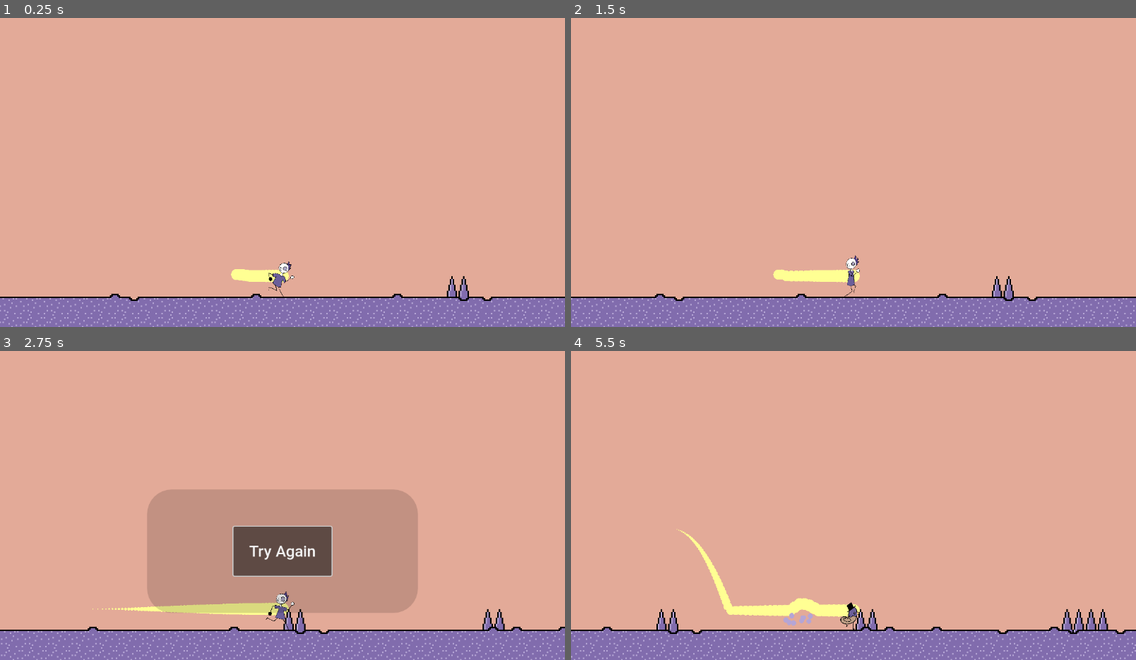
Above: before the commit, frames 1-4 (two rows, left to right).
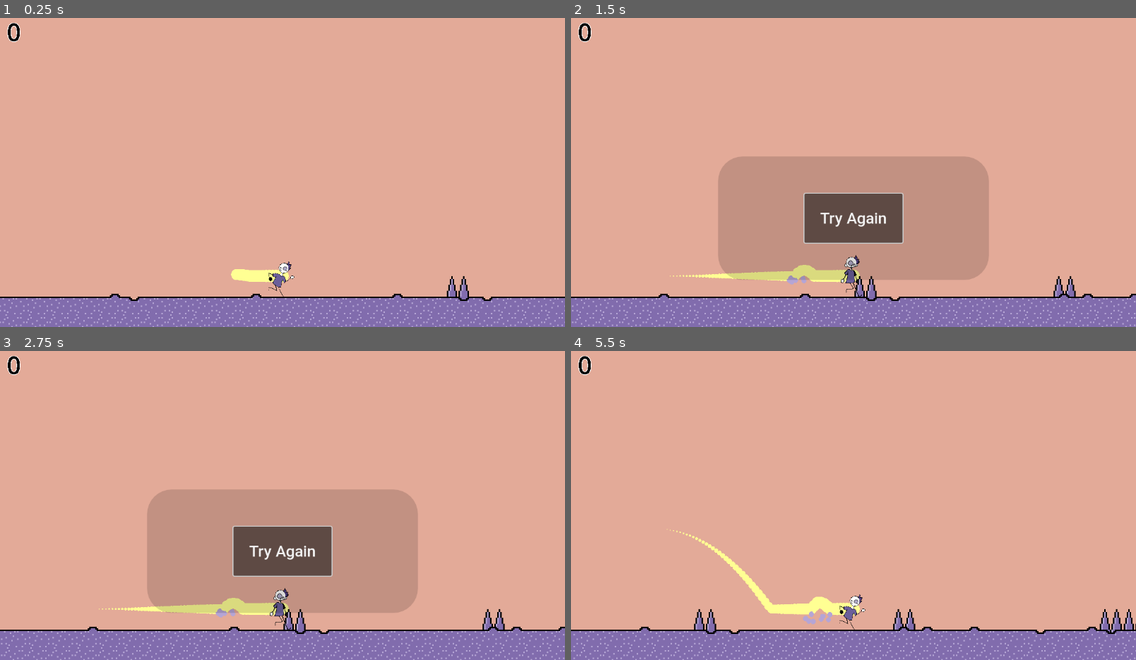
Above: after the commit, the same moments.

Repository: StaralDev/CreativeJam2025
Game: Godot game, scene res://Scenes/world.tscn
The game is run twice, just before and just after one commit, with the same random seed, the same clock (stepped at 60 frames per second) and the same inputs.
Inputs (mouse positions are in pixels of both pictures, inside the frame that each line leads up to):
- Up to frame 1 (0.25 s): no input
- Up to frame 2 (1.5 s): hold Right (SpeedUp, bound only before the commit) 0.53-1.25 s; hold S (Duck) 0.53-1.25 s; tap Q (Become, bound only before the commit) at 0.6 s; tap Space (Jump) at 0.77, 1.07 s; click (853, 218) at 1.25 s, where only the run after the commit has a clickable "Try Again"
- Up to frame 3 (2.75 s): click (282, 551) at 2 s, where only the run after the commit has a clickable "Try Again"
- Up to frame 4 (5.5 s): click "Try Again" at 2.75 s; tap Enter at 3.5 s; hold Right (SpeedUp, bound only before the commit) 3.53-4.28 s; tap S (Duck) at 3.6, 5.3 s; tap Space (Jump) at 3.77, 3.8, 4.07, 4.35, 5.27 s; hold Left (SpeedDown, bound only before the commit) 4.28-5.03 s; tap Q (Become, bound only before the commit) at 4.55 s; hold Right (SpeedUp, bound only before the commit) from 5.03 s (still down); tap Shift (Airstall) at 5.1 s

The runs differ from the first frame. In frame 1, 0.1% of the frame differs, in the area x 1-4%, y 1-8%; in frame 2, 21%, in the area x 0-100%, y 1-100%; in frame 3, 0.4%; in frame 4, 4.5%.

Commit message:
update

Diff:
--- /dev/null
+++ b/googledinosaur/Chair.tscn
@@ -0,0 +1,7 @@
+[gd_scene format=3 uid="uid://d4kfro7hk1iej"]
+
+[node name="Sprite2D" type="Sprite2D"]
+
+[node name="Area2D" type="Area2D" parent="."]
+
+[node name="CollisionPolygon2D" type="CollisionPolygon2D" parent="Area2D"]
--- a/googledinosaur/Egg.tscn
+++ b/googledinosaur/Egg.tscn
@@ -3,21 +3,21 @@
 [ext_resource type="Texture2D" uid="uid://cjoqp7k2b7e7f" path="res://Assets/egg asset.png" id="1_pu5uj"]
 [ext_resource type="Script" path="res://egg.gd" id="1_xuwu2"]
 
-[sub_resource type="CapsuleShape2D" id="CapsuleShape2D_u54ru"]
-radius = 48.0
+[sub_resource type="CapsuleShape2D" id="CapsuleShape2D_mswb1"]
+radius = 50.0
 height = 140.0
 
-[node name="Area2D" type="Area2D"]
+[node name="Egg" type="Sprite2D"]
 z_index = 2
+position = Vector2(-1, -14)
 scale = Vector2(0.1, 0.1)
+texture = ExtResource("1_pu5uj")
 script = ExtResource("1_xuwu2")
 
-[node name="CollisionShape2D" type="CollisionShape2D" parent="."]
-position = Vector2(-5, -2)
-shape = SubResource("CapsuleShape2D_u54ru")
+[node name="Area2D" type="Area2D" parent="."]
 
-[node name="Sprite2D" type="Sprite2D" parent="."]
-position = Vector2(-14, -132)
-texture = ExtResource("1_pu5uj")
+[node name="CollisionShape2D" type="CollisionShape2D" parent="Area2D"]
+position = Vector2(10, 130)
+shape = SubResource("CapsuleShape2D_mswb1")
 
-[connection signal="area_entered" from="." to="." method="_on_area_entered"]
+[connection signal="body_entered" from="Area2D" to="." method="_on_body_entered"]
--- /dev/null
+++ b/googledinosaur/Globa.gd
@@ -0,0 +1,4 @@
+extends Node
+
+
+var Score = 0
--- a/googledinosaur/Player/player.gd
+++ b/googledinosaur/Player/player.gd
@@ -2,7 +2,7 @@
 
 enum States {ABLE, AIRSTALL, DEAD}
 var state = States.ABLE
-const SPEED = 400.0
+const SPEED = 200.0
 const JUMP_VELOCITY = -400.0
 var movement_speed = 400.0
 var gravity_multiplier = 1
@@ -10,10 +10,13 @@
 var can_airstall = true
 var can_doublejump = true
 var am_duck = false
+var duckDoubleJumps = 2
 @export var trail: Line2D
+var duck_timer = Timer
 
 func _ready() -> void:
 	sprite.play("Run")
+	duck_timer = get_node("DuckTime")
 
 func _physics_process(delta: float) -> void:
 	if state == States.DEAD:
@@ -28,6 +31,7 @@
 		velocity += get_gravity() * delta * gravity_multiplier
 	if is_on_floor():
 		can_doublejump = true
+		duckDoubleJumps = 2
 
 	velocity.x = movement_speed
 
@@ -48,20 +52,21 @@
 		$SoundJump.play()
 		#print("The player jumped!")
 	elif Input.is_action_just_pressed("Jump") and can_doublejump and not is_on_floor() and state != States.AIRSTALL:
-		velocity.y = JUMP_VELOCITY
-		can_doublejump = false
-		$SoundJump.play()
+		if am_duck == true && duckDoubleJumps != 0:
+			velocity.y = JUMP_VELOCITY
+			duckDoubleJumps -= 1
+			$SoundJump.play()
+		elif am_duck == true:
+			can_doublejump = false
+		elif am_duck == false:
+			velocity.y = JUMP_VELOCITY
+			can_doublejump = false
+			$SoundJump.play()
 
 	if Input.is_action_just_pressed("Duck"):
 		# The player's hurtbox needs to be adjusted eventually.
 		if velocity.y < 0:
 			velocity.y = 0
-
-	if Input.is_action_pressed("SpeedUp"):
-		movement_speed = 600.0
-
-	if Input.is_action_pressed("SpeedDown"):
-		movement_speed = 200.0
 
 	if Input.is_action_just_released("SpeedUp") || Input.is_action_just_released("SpeedDown"):
 		movement_speed = 400.0
@@ -101,12 +106,6 @@
 		self.modulate.b = 1 - $AirstallTime.time_left
 	$LockedIcon.modulate.a = $AirstallTime.time_left # I don't need to use time_left / total_time since the wait time is 1 second
 
-	if Input.is_action_just_pressed("Become"):
-		if am_duck == true:
-			to_player()
-		else:
-			to_duck()
-
 func _on_airstall_time_timeout() -> void:
 	if state != States.DEAD:
 		state = States.ABLE
@@ -126,9 +125,14 @@
 	$DuckCollision.disabled = false
 	$NormalCollision.disabled = true
 	am_duck = true
+	duck_timer.start(7)
 
 func to_player():
 	sprite.play("Run")
 	$DuckCollision.disabled = true
 	$NormalCollision.disabled = false
 	am_duck = false
+
+
+func _on_duck_time_timeout() -> void:
+	to_player()
--- a/googledinosaur/Player/player.tscn
+++ b/googledinosaur/Player/player.tscn
@@ -289,6 +289,11 @@
 shape = SubResource("CapsuleShape2D_44ms3")
 disabled = true
 
+[node name="DuckTime" type="Timer" parent="."]
+wait_time = 3.681
+one_shot = true
+
 [connection signal="timeout" from="AirstallTime" to="." method="_on_airstall_time_timeout"]
 [connection signal="timeout" from="AirstallCooldown" to="." method="_on_airstall_cooldown_timeout"]
 [connection signal="timeout" from="TrailTimer" to="." method="_on_trail_timer_timeout"]
+[connection signal="timeout" from="DuckTime" to="." method="_on_duck_time_timeout"]
--- a/googledinosaur/Scenes/background.tscn
+++ b/googledinosaur/Scenes/background.tscn
@@ -1,4 +1,6 @@
-[gd_scene load_steps=2 format=3 uid="uid://bsvi1ps2how5i"]
+[gd_scene load_steps=3 format=3 uid="uid://bsvi1ps2how5i"]
+
+[ext_resource type="Script" path="res://Scenes/label.gd" id="1_wcxv8"]
 
 [sub_resource type="StyleBoxFlat" id="StyleBoxFlat_tw0qe"]
 bg_color = Color(0.891807, 0.667333, 0.595339, 1)
@@ -12,3 +14,16 @@
 offset_right = 40.0
 offset_bottom = 40.0
 theme_override_styles/panel = SubResource("StyleBoxFlat_tw0qe")
+
+[node name="Label" type="Label" parent="."]
+offset_left = 14.0
+offset_top = 11.0
+offset_right = 870.0
+offset_bottom = 693.0
+scale = Vector2(0.05, 0.05)
+theme_override_colors/font_color = Color(0, 0, 0, 1)
+theme_override_colors/font_outline_color = Color(1, 1, 1, 1)
+theme_override_constants/outline_size = 100
+theme_override_font_sizes/font_size = 1000
+text = "100"
+script = ExtResource("1_wcxv8")
--- /dev/null
+++ b/googledinosaur/Scenes/label.gd
@@ -0,0 +1,6 @@
+extends Label
+
+
+# Called every frame. 'delta' is the elapsed time since the previous frame.
+func _process(delta: float) -> void:
+	self.text = str(Globa.Score)
--- a/googledinosaur/Scenes/world.gd
+++ b/googledinosaur/Scenes/world.gd
@@ -8,7 +8,7 @@
 
 # Called when the node enters the scene tree for the first time.
 func _ready() -> void:
-	pass # Replace with function body.
+	player = get_node("Dinosaur")
 
 
 # Called every frame. 'delta' is the elapsed time since the previous frame.
@@ -24,11 +24,12 @@
 	# Now that the chunk is here, add spikes along the points.
 	for i in range(8):
 		if rng.randi_range(0, 1): # here I am taking advantage of the fact that 0 evaluates to false
-			if not rng.randi_range(0, 9):
+			if not rng.randi_range(0, 9) || player.am_duck:
 				continue
 			var new_egg = load("res://Egg.tscn").instantiate()
 			print("Hello")
-			new_egg.position = Vector2(i*200 +latest_chunk.position.x + 748, 157)
+			new_egg.position = Vector2(i*200 +latest_chunk.position.x + 748, 111)
+			self.add_child(new_egg)
 		for z in range(-1, rng.randi_range(0, 2)):
 			print()
 			var new_spike = load("res://Scenes/Spike.tscn").instantiate()
@@ -36,13 +37,15 @@
 			self.add_child(new_spike)
 	self.add_child(new_chunk)
 	latest_chunk = new_chunk
-	#player.movement_speed *= 1.2 # will provide a more exponential speed than you would expect.
+	player.movement_speed *= 1.2 # will provide a more exponential speed than you would expect.
 	chunks.append(latest_chunk)
 	print(player.movement_speed)
 
 	if len(chunks) > 2:
 		delete_previous_chunk()
 
+	Globa.Score += 100
+
 func delete_previous_chunk():
 	chunks.remove_at(0)
 	print(chunks)
--- a/googledinosaur/egg.gd
+++ b/googledinosaur/egg.gd
@@ -1,18 +1,11 @@
-extends Area2D
+extends Sprite2D
 
 
-# Called when the node enters the scene tree for the first time.
-func _ready() -> void:
-	pass # Replace with function body.
 
 
-# Called every frame. 'delta' is the elapsed time since the previous frame.
-func _process(delta: float) -> void:
-	pass
 
-
-func _on_area_entered(body: Area2D) -> void:
+func _on_body_entered(body: Node2D) -> void:
 	if body.is_in_group("Player"):
-		body.to_duck
+		body.to_duck()
 		print("World")
 		self.queue_free()
--- a/googledinosaur/game_over_screen.gd
+++ b/googledinosaur/game_over_screen.gd
@@ -14,3 +14,4 @@
 func _on_button_pressed() -> void:
 	get_tree().paused = false
 	get_tree().reload_current_scene()
+	Globa.Score = 0
--- a/googledinosaur/project.godot
+++ b/googledinosaur/project.godot
@@ -17,6 +17,10 @@
 boot_splash/image="res://Assets/DinosaurDead.png"
 boot_splash/use_filter=false
 config/icon="res://icon.svg"
+
+[autoload]
+
+Globa="*res://Globa.gd"
 
 [display]
 
@@ -47,23 +51,6 @@
 "events": [Object(InputEventKey,"resource_local_to_scene":false,"resource_name":"","device":-1,"window_id":0,"alt_press …(195 unchanged characters)…
 ]
 }
-SpeedUp={
-"deadzone": 0.5,
-"events": [Object(InputEventKey,"resource_local_to_scene":false,"resource_name":"","device":-1,"window_id":0,"alt_pressed":false,"shift_pressed":false,"ctrl_pressed":false,"meta_pressed":false,"pressed":false,"keycode":0,"physical_keycode":4194321,"key_label":0,"unicode":0,"location":0,"echo":false,"script":null)
-, Object(InputEventKey,"resource_local_to_scene":false,"resource_name":"","device":-1,"window_id":0,"alt_pressed":false,"shift_pressed":false,"ctrl_pressed":false,"meta_pressed":false,"pressed":false,"keycode":0,"physical_keycode":68,"key_label":0,"unicode":100,"location":0,"echo":false,"script":null)
-]
-}
-SpeedDown={
-"deadzone": 0.5,
-"events": [Object(InputEventKey,"resource_local_to_scene":false,"resource_name":"","device":-1,"window_id":0,"alt_pressed":false,"shift_pressed":false,"ctrl_pressed":false,"meta_pressed":false,"pressed":false,"keycode":0,"physical_keycode":4194319,"key_label":0,"unicode":0,"location":0,"echo":false,"script":null)
-, Object(InputEventKey,"resource_local_to_scene":false,"resource_name":"","device":-1,"window_id":0,"alt_pressed":false,"shift_pressed":false,"ctrl_pressed":false,"meta_pressed":false,"pressed":false,"keycode":0,"physical_keycode":65,"key_label":0,"unicode":97,"location":0,"echo":false,"script":null)
-]
-}
-Become={
-"deadzone": 0.5,
-"events": [Object(InputEventKey,"resource_local_to_scene":false,"resource_name":"","device":-1,"window_id":0,"alt_pressed":false,"shift_pressed":false,"ctrl_pressed":false,"meta_pressed":false,"pressed":false,"keycode":0,"physical_keycode":81,"key_label":0,"unicode":113,"location":0,"echo":false,"script":null)
-]
-}
 
 [rendering]
 
--- a/googledinosaur/world.tscn
+++ b/googledinosaur/world.tscn
@@ -45,4 +45,4 @@
 [node name="Line2D" type="Line2D" parent="."]
 
 [node name="Area2D" parent="." instance=ExtResource("7_7iwmg")]
-position = Vector2(84, 154.667)
+position = Vector2(240.333, 102)
Binary file added: googledinosaur/1ppixel.png
Binary file added: googledinosaur/2ppixel.png
Binary file added: googledinosaur/4ppixel.png
Binary file added: googledinosaur/6ppixel.png
Binary file added: googledinosaur/FilmFrame.png
Not shown: 1 places in googledinosaur/Scenes/Spike.tscn that only renumber resources
Not shown: 1 places in googledinosaur/Scenes/game_over_screen.tscn that only renumber resources
Binary file added: googledinosaur/Unknown-2.png
Binary file added: googledinosaur/Unknown-3.png
Binary file added: googledinosaur/Unknown-4.png
Binary file added: googledinosaur/Unknown.png
Binary file added: googledinosaur/chair.png
(and 3 more such lines)
